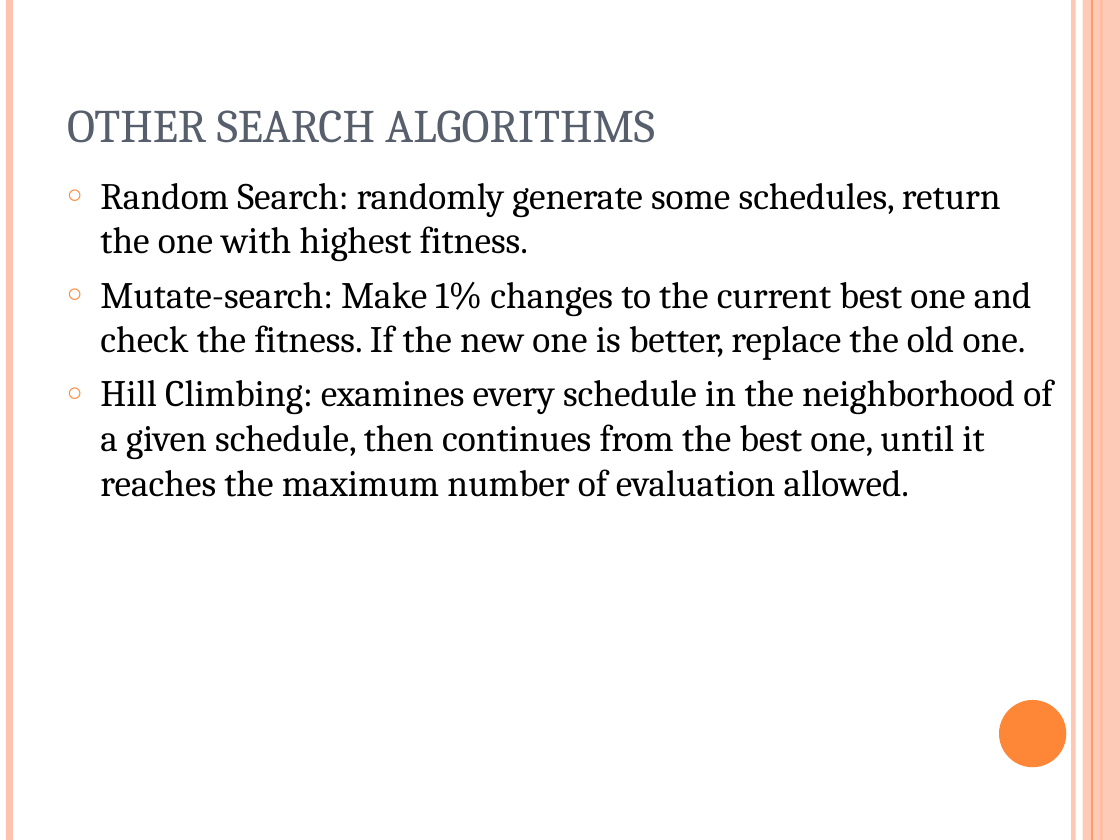
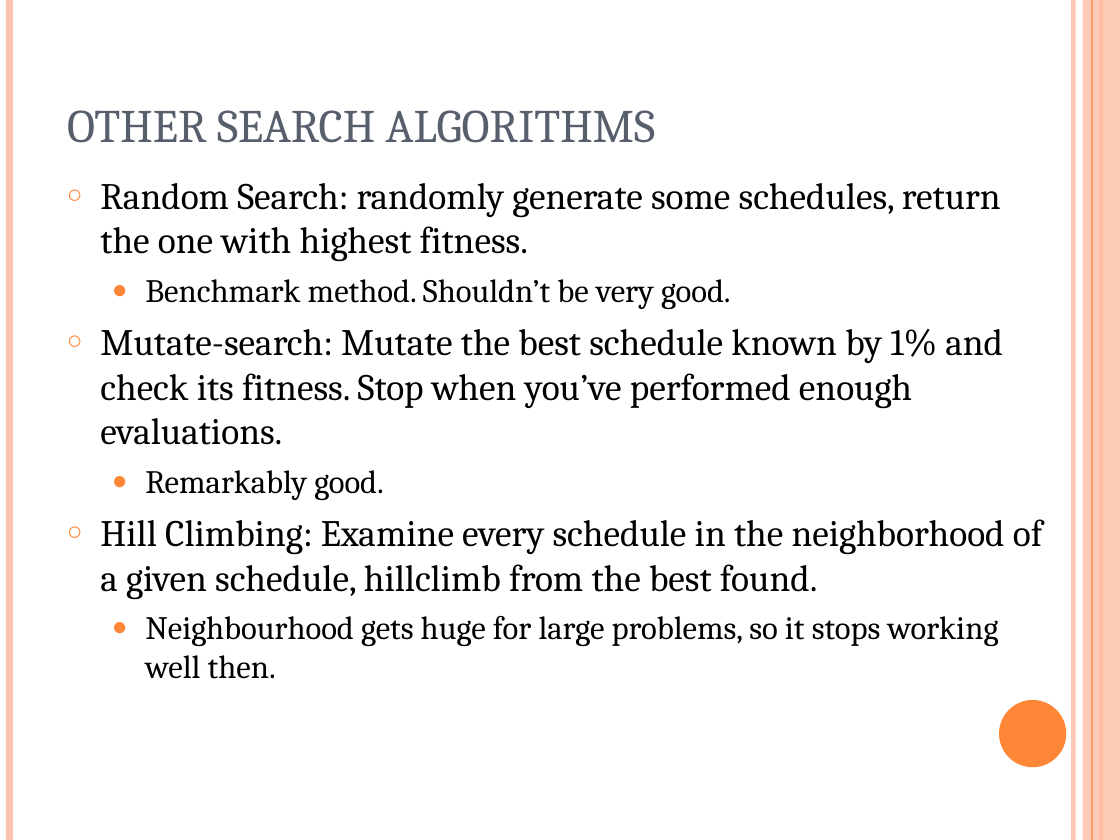
Before and after one commit to putrakoreng/csc384-genetic-algorithms-project, a slide deck: slide 9 of GA_TestBench/Data Files/presentation.ppt (slide 5 before the commit). Drawn at 1120x840 pixels with LibreOffice and Linux fonts; fonts in the diff are those of the drawing. Boxes give left, top, right and bottom in pixels: in the first picture for what was removed or moved away, otherwise in the second. Text is boxed around its words. In the diff, an @@ line names an element or a change of style, - is before the commit and + after.

```diff
--- a/GA_TestBench/Data Files/presentation.ppt
+++ b/GA_TestBench/Data Files/presentation.ppt
@@ text at (x1=100, y1=279, x2=1043, y2=679): text changed @@
-○ Mutate-search: Make 1% changes to the current best one and check the fitness. If the new one is better, replace the old one.
-○ Hill Climbing: examines every schedule in the neighborhood of a given schedule, then continues from the best one, until it reaches the maximum number of evaluation allowed.
+  ● Benchmark method. Shouldn’t be very good.
+○ Mutate-search: Mutate the best schedule known by 1% and check its fitness. Stop when you’ve performed enough evaluations.
+  ● Remarkably good.
+○ Hill Climbing: Examine every schedule in the neighborhood of a given schedule, hillclimb from the best found.
+  ● Neighbourhood gets huge for large problems, so it stops working well then.
```
Also in this commit, not shown: 7 other slides changed, 9 slides added, 7 slides removed, 1 other file.
